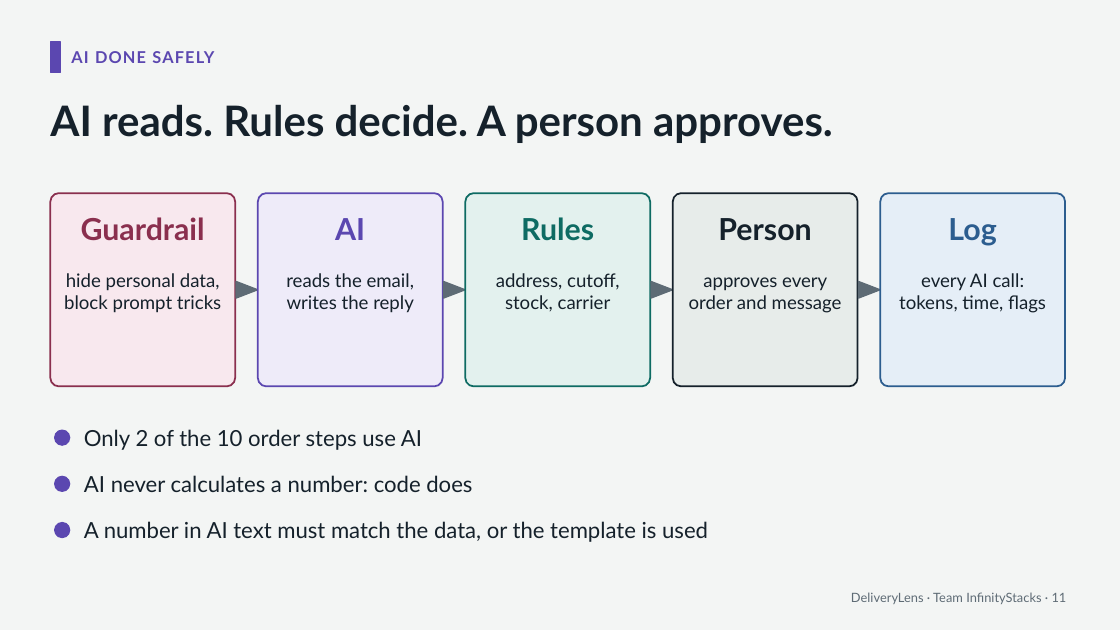
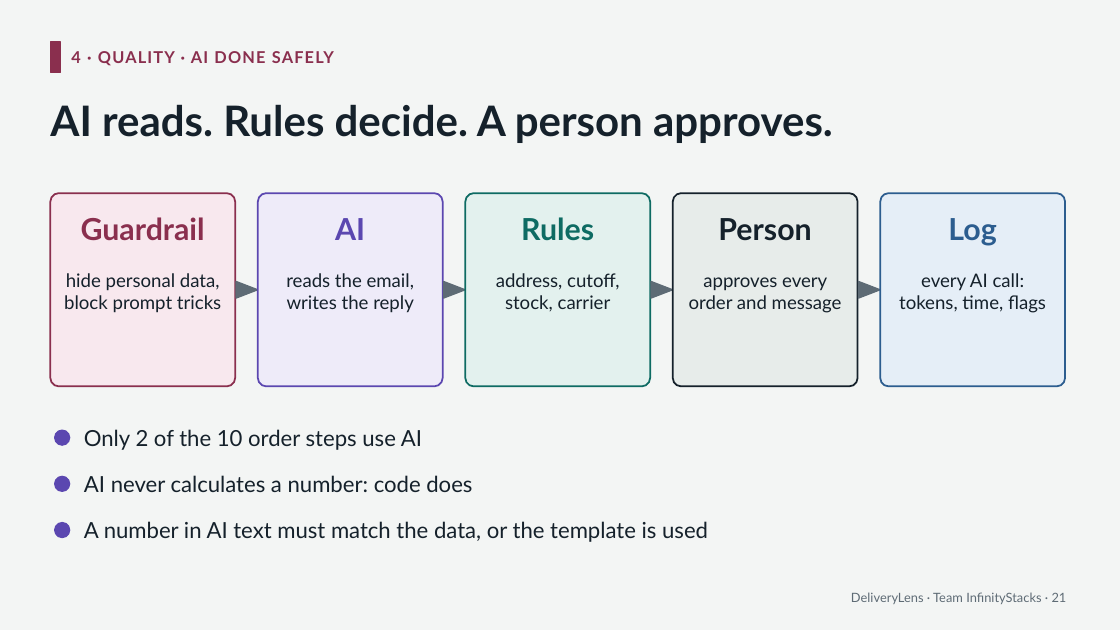
Before and after one commit to saimuthiki/halcyon-deliverylens, a slide deck: slide 21 of deck/DeliveryLens-pitch.pptx (slide 11 before the commit). Drawn at 1120x630 pixels with LibreOffice and Linux fonts; fonts in the diff are those of the drawing. Boxes give left, top, right and bottom in pixels: in the first picture for what was removed or moved away, otherwise in the second. Text is boxed around its words. In the diff, an @@ line names an element or a change of style, - is before the commit and + after.

```diff
--- a/deck/DeliveryLens-pitch.pptx
+++ b/deck/DeliveryLens-pitch.pptx
@@ rectangle at [50, 42, 60, 72]: fill #5B47B0 to #8A2F4E; outline #5B47B0 1 pt to #8A2F4E 1 pt @@
@@ text at [71, 51, 334, 66]: text changed; text colour #5B47B0 to #8A2F4E @@
-AI DONE SAFELY
+4 · QUALITY · AI DONE SAFELY
@@ text at [851, 592, 1067, 604]: text changed @@
-DeliveryLens · Team InfinityStacks · 11
+DeliveryLens · Team InfinityStacks · 21
```
Also in this commit, not shown: 13 other slides changed, 13 slides added, 4 other files.
